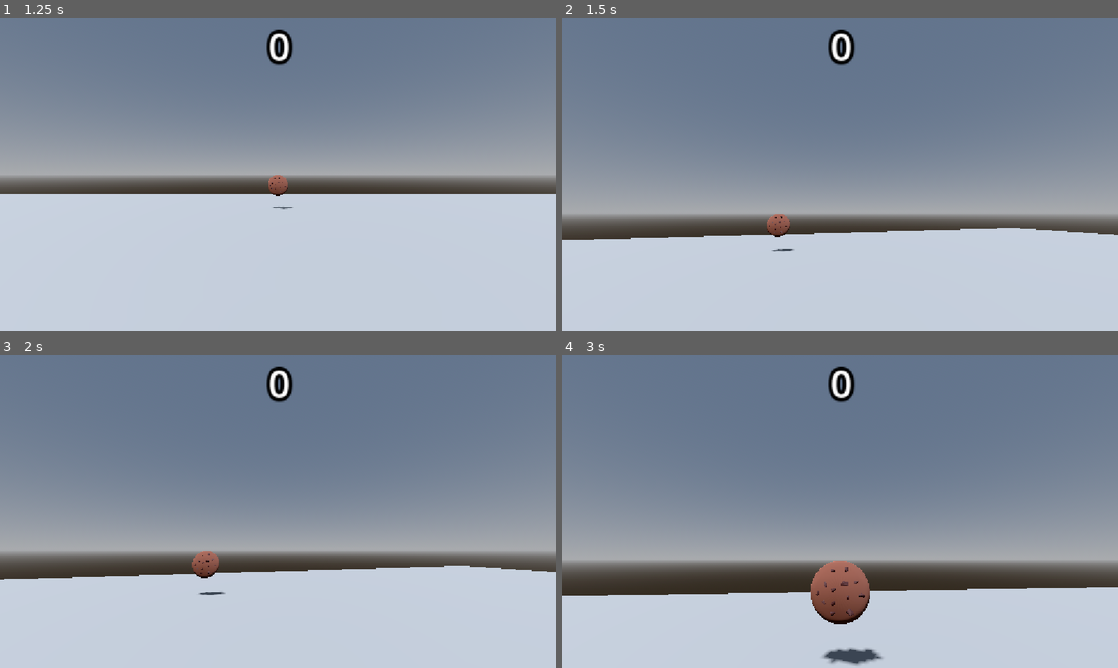
Above: before the commit, frames 1-4 (two rows, left to right).
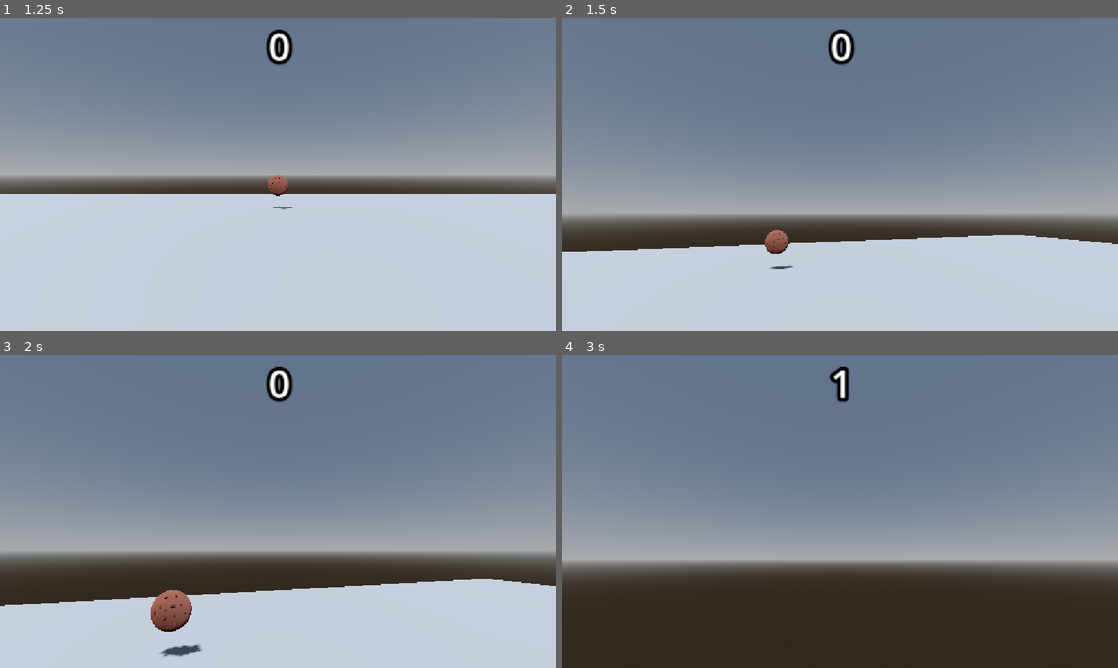
Above: after the commit, the same moments.

Repository: thenamelessdev/cookie-collector
Game: Godot game, scene res://menu.tscn
Two runs of this game, one before a commit and one after it. Both use one fixed random seed, a clock stepped at 60 frames per second and the inputs below.
Inputs (mouse positions are in pixels of both pictures, inside the frame that each line leads up to):
- Up to frame 1 (1.25 s): click "Play" at 0.5 s
- Up to frame 2 (1.5 s): move the mouse to (867, 174) at 1.27 s; hold W (move_fwd) from 1.28 s (still down); tap Space (move_jump, bound only after the commit) at 1.35 s
- Up to frame 3 (2 s): keep holding W (move_fwd); tap Space (move_jump, bound only after the commit) at 1.52, 1.82 s
- Up to frame 4 (3 s): keep holding W (move_fwd); move the mouse to (812, 511) at 2.02 s; tap Space (move_jump, bound only after the commit) at 2.1, 2.27, 2.57, 2.85 s; move the mouse to (851, 505) at 2.77 s

Frame 1 is identical in both runs. In frame 2, 3.3% of the frame differs, in the area x 0-100%, y 62-81%; in frame 3, 7.2%; in frame 4, 26%, in the area x 0-100%, y 3-100%.

Commit message:
feat(player): ability to jump

Diff:
--- a/movement.gd
+++ b/movement.gd
@@ -1,6 +1,7 @@
 extends RigidBody3D
 
 var speed = 15.0
+var jumpForce = 5.0
 
 func _physics_process(_delta: float) -> void:
 	var direction = Vector3.ZERO
@@ -10,6 +11,9 @@
 		var yaw_basis = Basis(Vector3.UP, $CameraHolder.rotation.y)
 		apply_central_force(yaw_basis * direction * speed)
 
+	if Input.is_action_just_pressed("move_jump") and linear_velocity.y == 0:
+		linear_velocity.y = jumpForce
+
 func _unhandled_input(event: InputEvent) -> void:
 	if event is InputEventMouseMotion and Input.get_mouse_mode() == Input.MOUSE_MODE_CAPTURED:
 		$CameraHolder.rotation.y -= event.relative.x * 0.005
--- a/project.godot
+++ b/project.godot
@@ -42,6 +42,11 @@
 "events": [Object(InputEventKey,"resource_local_to_scene":false,"resource_name":"","device":-1,"window_id":0,"alt_press …(195 unchanged characters)…
 ]
 }
+move_jump={
+"deadzone": 0.2,
+"events": [Object(InputEventKey,"resource_local_to_scene":false,"resource_name":"","device":-1,"window_id":0,"alt_pressed":false,"shift_pressed":false,"ctrl_pressed":false,"meta_pressed":false,"pressed":false,"keycode":0,"physical_keycode":32,"key_label":0,"unicode":32,"location":0,"echo":false,"script":null)
+]
+}
 
 [physics]
 
